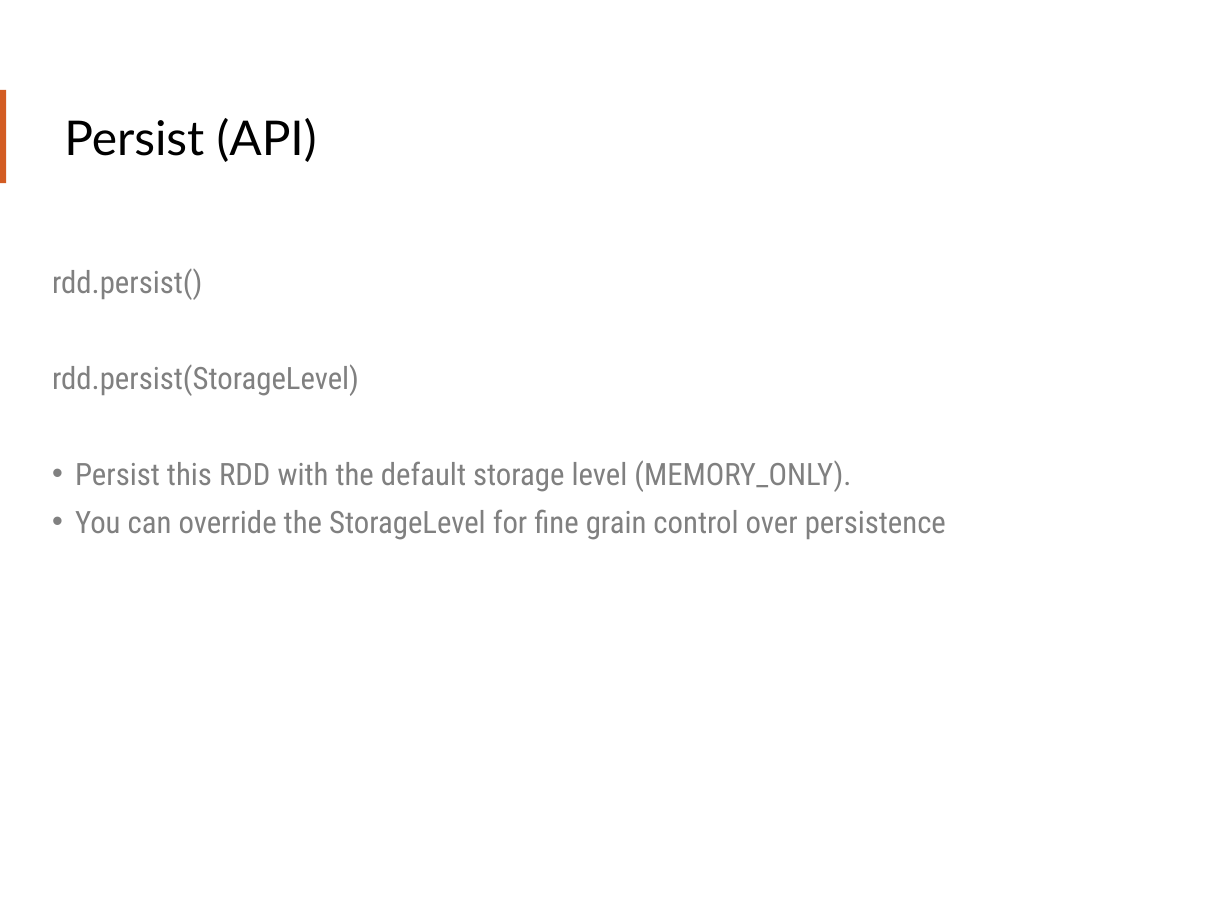
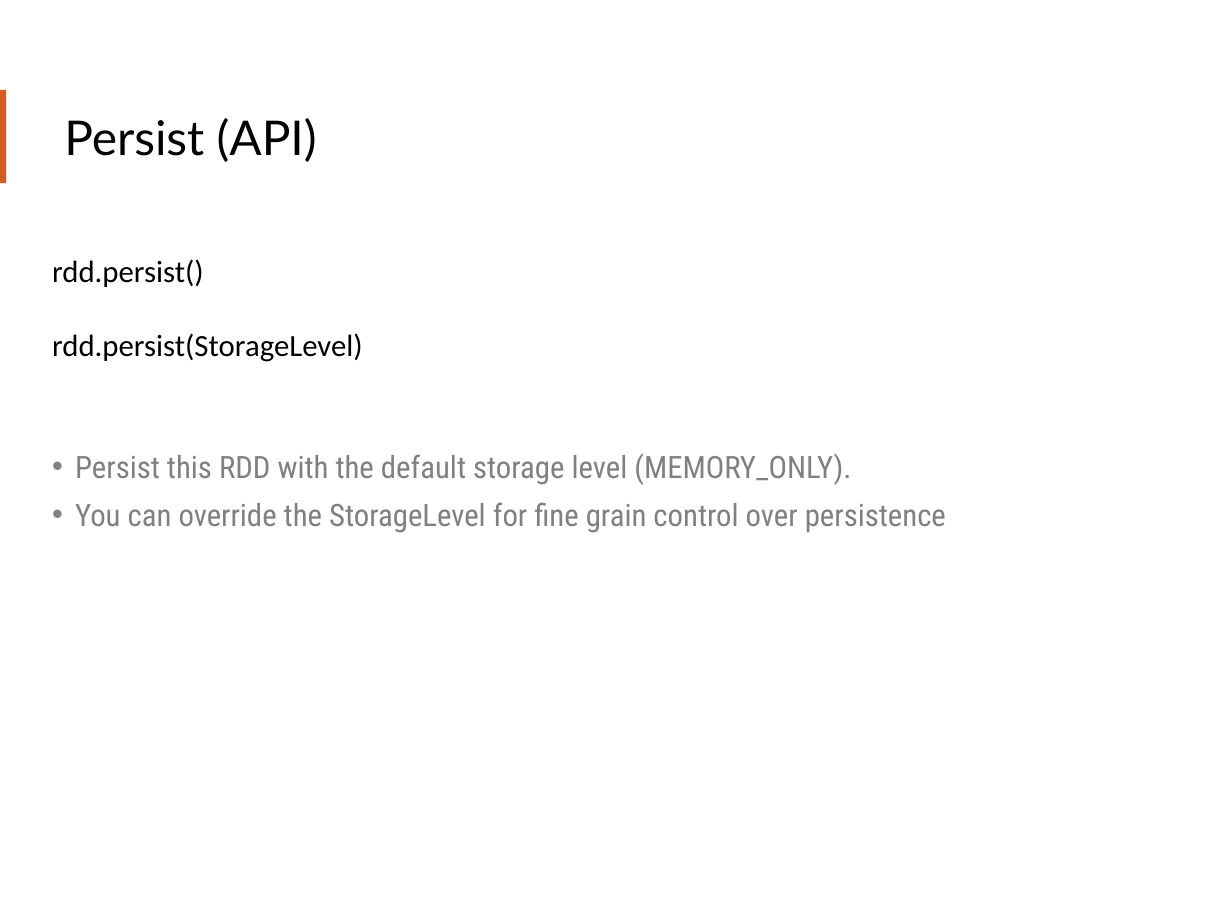
Before and after one commit to teamclairvoyant/intro-to-spark, a slide deck: slide 55 of Intro to Apache Spark Slides.pptx. Drawn at 1232x924 pixels with LibreOffice and Linux fonts; fonts in the diff are those of the drawing. Boxes give left, top, right and bottom in pixels: in the first picture for what was removed or moved away, otherwise in the second. Text is boxed around its words. In the diff, an @@ line names an element or a change of style, - is before the commit and + after.

Commit message:
Formatted the code snippets and reviewed the ppt.

```diff
--- a/Intro to Apache Spark Slides.pptx
+++ b/Intro to Apache Spark Slides.pptx
@@ text at [52, 259, 363, 362]: font Roboto Condensed to Calibri, text colour #808080 to #000000 in "rdd.persist()", "rdd.persist(StorageLevel)"; line spacing 1.3 to 1 @@
```
Also in this commit, not shown: 20 other slides changed.
